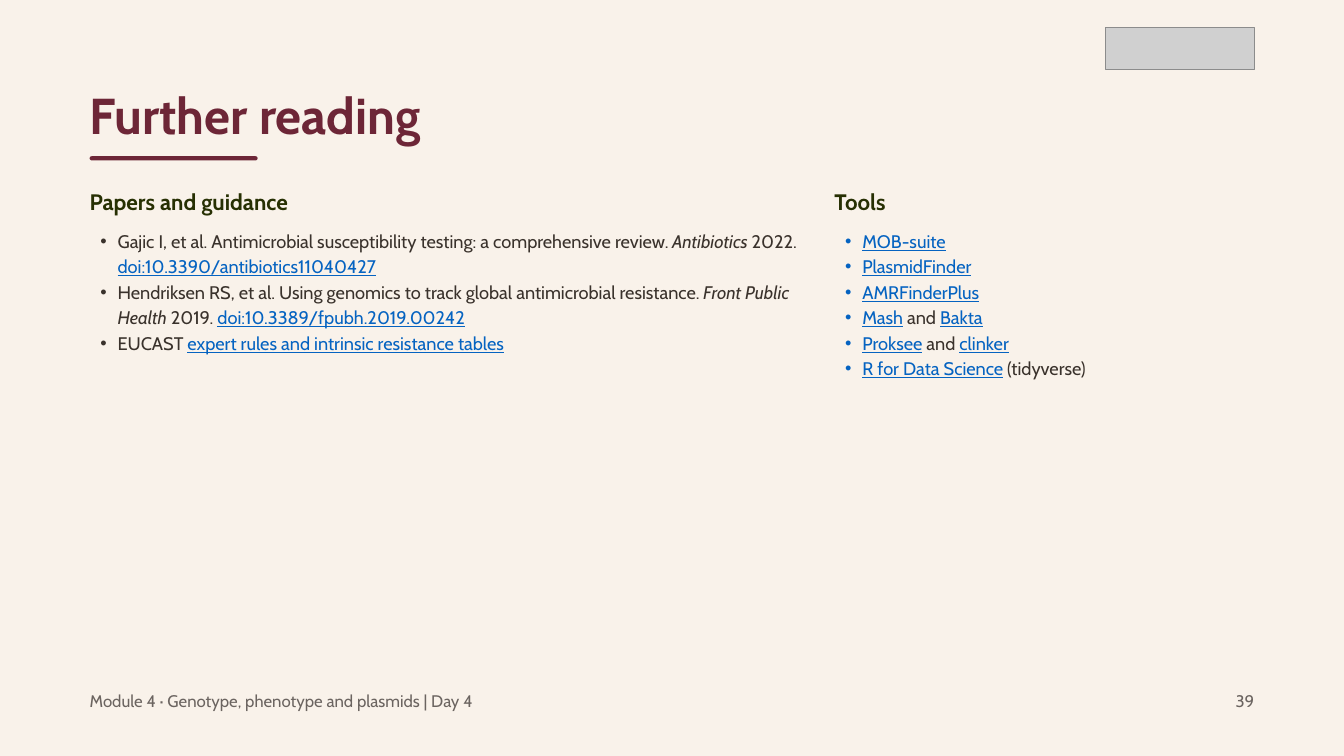
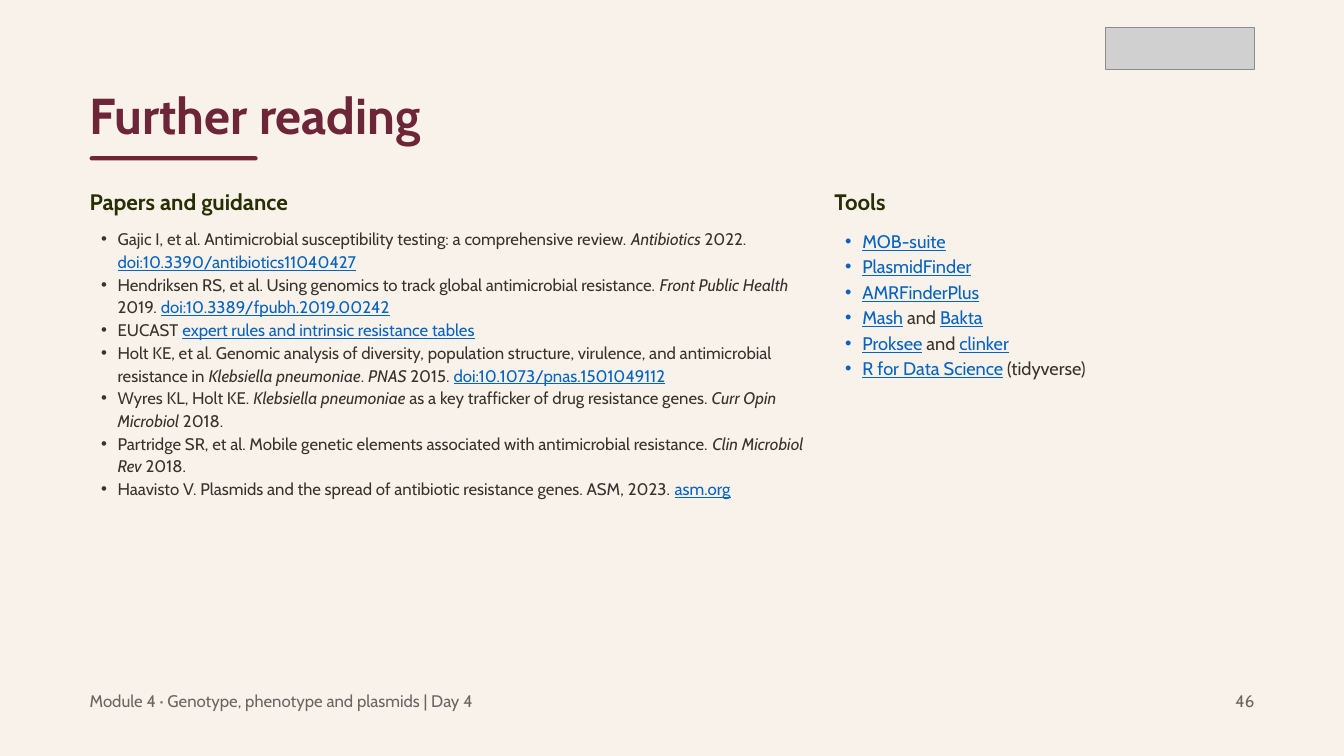
Before and after one commit to ILRI-Genomics-Platform/klebgen-africacdc-ilri, a slide deck: slide 46 of slides/Module 4 Genotype, phenotype and plasmids.pptx (slide 39 before the commit). Drawn at 1344x756 pixels with LibreOffice and Linux fonts; fonts in the diff are those of the drawing; grey boxes stand for pictures. Boxes give left, top, right and bottom in pixels: in the first picture for what was removed or moved away, otherwise in the second. Text is boxed around its words. In the diff, an @@ line names an element or a change of style, - is before the commit and + after.

```diff
--- a/slides/Module 4 Genotype, phenotype and plasmids.pptx
+++ b/slides/Module 4 Genotype, phenotype and plasmids.pptx
@@ text at (118,232,788,340): size 13 to 12 pt in "Gajic I, et al. Antimicrobial susceptibility testing: ...", "Hendriksen RS, et al. Using genomics to ...", "EUCAST expert rules and intrinsic resistance tables"; indent changed; line spacing 18.2pt to 16.2pt @@
@@ text at (118,346,804,499): paragraphs added @@
+• Holt KE, et al. Genomic analysis of diversity, population structure, virulence, and antimicrobial resistance in Klebsiella pneumoniae. PNAS 2015. doi:10.1073/pnas.1501049112
+• Wyres KL, Holt KE. Klebsiella pneumoniae as a key trafficker of drug resistance genes. Curr Opin Microbiol 2018.
+• Partridge SR, et al. Mobile genetic elements associated with antimicrobial resistance. Clin Microbiol Rev 2018.
+• Haavisto V. Plasmids and the spread of antibiotic resistance genes. ASM, 2023. asm.org
@@ text at (1235,695,1254,707): text changed @@
-39
+46
```
Also in this commit, not shown: 26 other slides changed, 7 slides added, 1 other file.
